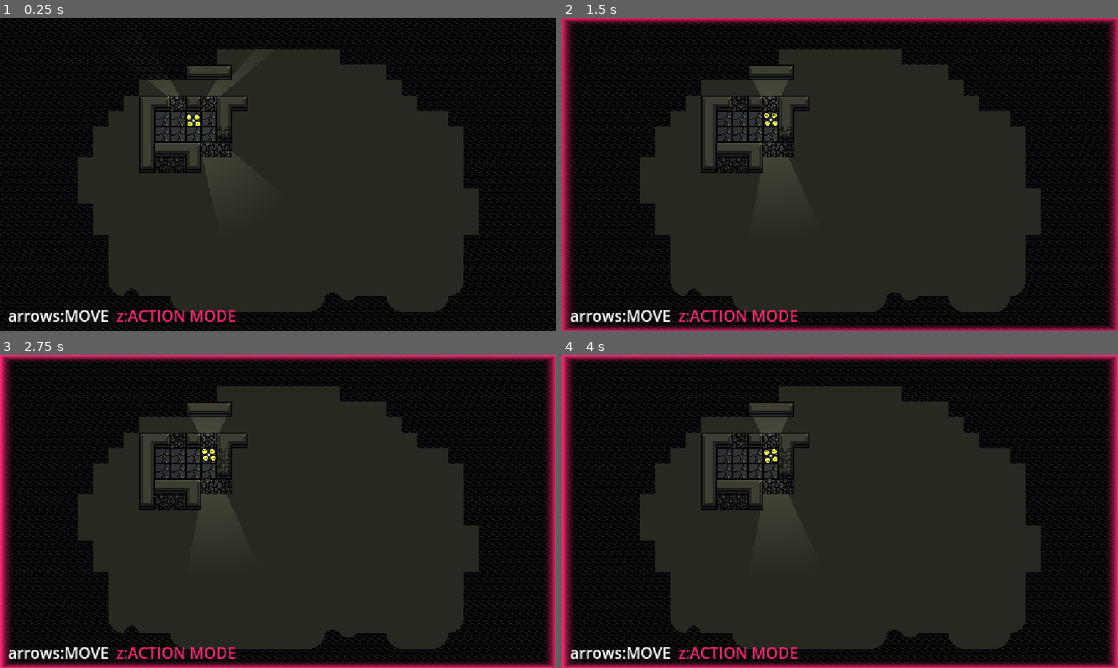
Above: before the commit, frames 1-4 (two rows, left to right).
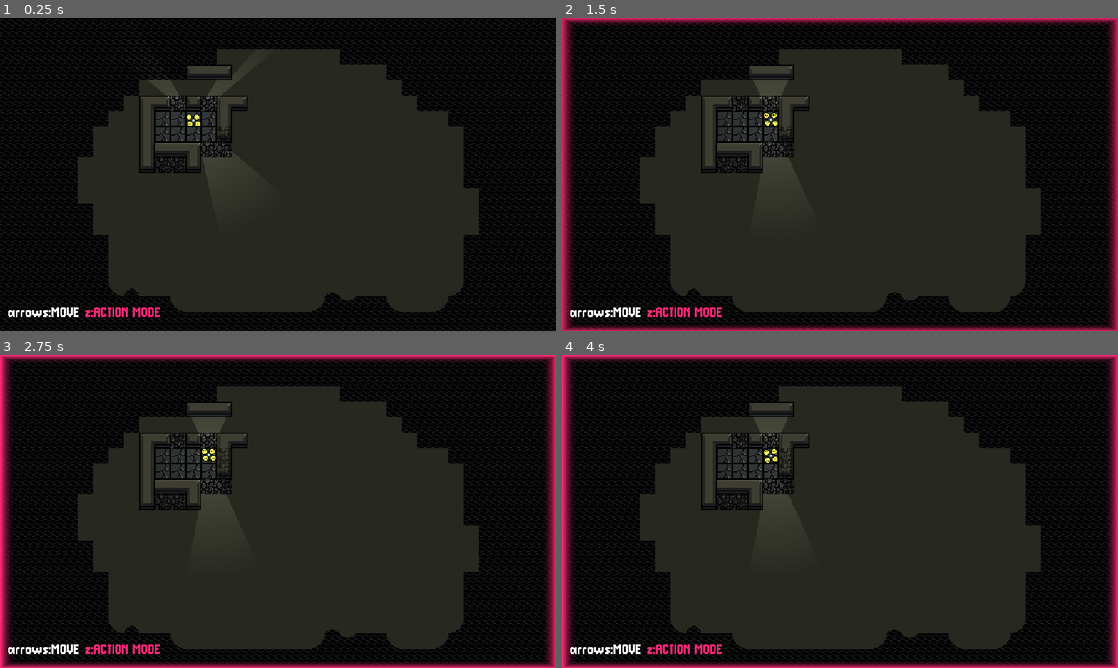
Above: after the commit, the same moments.

Repository: nuzcraft/stunning-barnacle
Game: Godot game, scene res://scenes/world.tscn
Same seed, same stepped clock (60 frames per second), same inputs: the game is played once before the commit and once after it.
Inputs:
- Up to frame 1 (0.25 s): no input
- Up to frame 2 (1.5 s): tap Enter at 0.5 s; hold Right (right) 0.53-1.28 s; tap Z (action) at 0.6, 1.35 s; hold Down (down) from 1.28 s (still down)
- Up to frame 3 (2.75 s): release Down (down) at 2.03 s; hold Right (right) from 2.03 s (still down); tap Z (action) at 2.1 s
- Up to frame 4 (4 s): release Right (right) at 2.78 s; hold Up (up) 2.78-3.53 s; tap Z (action) at 2.85, 3.6 s; hold Left (left) from 3.53 s (still down)

The runs differ from the first frame. In frame 1, 1.0% of the frame differs, in the area x 1-43%, y 92-98%; in frame 2, 1.0%; in frame 3, 1.0%; in frame 4, 1.0%.

Commit message:
added CCO font

Diff:
--- /dev/null
+++ b/assets/fonts/Not Jam UI Condensed 16/Not Jam UI Condensed 16.json
@@ -0,0 +1,49 @@
+{
+	"$baseURI": "https://yal.cc/r/20/pixelfont/",
+	"$version": "1.0",
+	"in-glyphs": [
+		" !\\\"#$%&'()*+,-/",
+		"0123456789:;<=>?",
+		".ABCDEFGHIJKLMNO",
+		"PQRSTUVWXYZ[]^_@",
+		"`abcdefghijklmno",
+		"pqrstuvwxyz{|}~∎",
+		"¡¢£¤¥¦§¨ª«¬¯°±²³",
+		"´µ¶·¸¹º»¼½¾¿€"
+	],
+	"glyph-color": "auto",
+	"in-kerning": [
+		"f acdegmnopqrsuvwxyz -1",
+		"l t -1"
+	],
+	"glyph-width": 14,
+	"glyph-height": 16,
+	"glyph-ofs-x": 1,
+	"glyph-ofs-y": 4,
+	"glyph-sep-x": 1,
+	"glyph-sep-y": 4,
+	"glyph-base-x": 0,
+	"glyph-baseline": 13,
+	"glyph-spacing": 1,
+	"font-is-mono": false,
+	"font-em-square": 1024,
+	"font-line-gap": 0,
+	"font-ascend": 832,
+	"font-descend": -192,
+	"font-px-size": 64,
+	"contour-type": "pixel",
+	"font-type": "ttf",
+	"font-name": "Not Jam UI Condensed 16",
+	"font-author": "Not Jam",
+	"font-copy": "CC0",
+	"font-version": "1.0.0",
+	"font-desc": "",
+	"font-license": "CC0",
+	"font-license-url": "",
+	"font-sample-text": "The quick brown fox jumps over the lazy dog.",
+	"font-preview-text": [
+		"THE QUICK BROWN FOX JUMPS OVER A LAZY DOG.",
+		"the quick brown fox jumps over a lazy dog.",
+		"0123456789"
+	]
+}
--- /dev/null
+++ b/assets/fonts/Not Jam UI Condensed 16/Not Jam UI Condensed 19.json
@@ -0,0 +1,60 @@
+{
+	"$baseURI": "https://yal.cc/r/20/pixelfont/",
+	"$version": "1.0",
+	"in-glyphs": [
+		" !\\\"#$%&'()*+,-/",
+		"0123456789:;<=>?",
+		".ABCDEFGHIJKLMNO",
+		"PQRSTUVWXYZ[]^_@",
+		"`abcdefghijklmno",
+		"pqrstuvwxyz{|}~∎",
+		"¡¢£¤¥¦§¨ª«¬¯°±²³",
+		"´µ¶·¸¹º»¼½¾¿€ÀÁÂ",
+		"ÃÄÅÆÇÈÉÊËÌÍÎÏÐÑÒ",
+		"ÓÔÕÖ×ØÙÚÛÜÝÞßàáâ",
+		"ãäåæçèéêëìíîïðñò",
+		"óôõö÷øùúûüýþÿĀāĂ",
+		"ăĄąĆćĈĉĊċČčĎďĐđĒ",
+		"ēĔĕĖėĘęĚěĜĝĞğĠġĢ",
+		"ģĤĥĦħĨĩĪīĬĭĮįİıĴ",
+		"ĵĶķĸĹĺĻļĽľĿŀŁłŃń",
+		"ŅņŇňŉŊŋŌōŎŏŐőŒœŔ",
+		"ŕŖŗŘřŚśŜŝŞşŠšŢţŤ",
+		"ťŦŧŨũŪūŬŭŮůŰűŲųŴ",
+		"ŵŶŷŸŹźŻżŽž"
+	],
+	"glyph-color": "auto",
+	"in-kerning": [
+		""
+	],
+	"glyph-width": 14,
+	"glyph-height": 19,
+	"glyph-ofs-x": 1,
+	"glyph-ofs-y": 1,
+	"glyph-sep-x": 1,
+	"glyph-sep-y": 1,
+	"glyph-base-x": 0,
+	"glyph-baseline": 16,
+	"glyph-spacing": 1,
+	"font-is-mono": false,
+	"font-em-square": 1024,
+	"font-line-gap": 0,
+	"font-ascend": 862.32,
+	"font-descend": -162.68,
+	"font-px-size": 53.89,
+	"contour-type": "pixel",
+	"font-type": "ttf",
+	"font-name": "Not Jam UI Condensed 19",
+	"font-author": "Not Jam",
+	"font-copy": "CC0",
+	"font-version": "1.0.0",
+	"font-desc": "",
+	"font-license": "CC0",
+	"font-license-url": "",
+	"font-sample-text": "The quick brown fox jumps over the lazy dog.",
+	"font-preview-text": [
+		"THE QUICK BROWN FOX JUMPS OVER A LAZY DOG.",
+		"the quick brown fox jumps over a lazy dog.",
+		"0123456789"
+	]
+}
--- a/project.godot
+++ b/project.godot
@@ -23,6 +23,10 @@
 window/size/window_height_override=648
 window/stretch/mode="viewport"
 window/stretch/scale_mode="integer"
+
+[gui]
+
+theme/custom_font="res://assets/fonts/Not Jam UI Condensed 16/Not Jam UI Condensed 16.ttf"
 
 [input]
 
--- a/scenes/world.tscn
+++ b/scenes/world.tscn
@@ -265,9 +265,9 @@
 
 [node name="ZLabel" type="Label" parent="Overlay"]
 modulate = Color(0.976471, 0.14902, 0.447059, 1)
-offset_left = 120.0
+offset_left = 88.0
 offset_top = 296.0
-offset_right = 192.0
+offset_right = 243.0
 offset_bottom = 319.0
 text = "z:ACTION MODE"
 
Not shown, added: assets/fonts/Not Jam Faithless 9/Licence.txt
Binary file added: assets/fonts/Not Jam Faithless 9/NotJamFaithless9.ttf
Not shown, added: assets/fonts/Not Jam Faithless 9/NotJamFaithless9.ttf.import
Binary file added: assets/fonts/Not Jam UI Condensed 16/Glyphs.png
Not shown, added: assets/fonts/Not Jam UI Condensed 16/Glyphs.png.import
Not shown, added: assets/fonts/Not Jam UI Condensed 16/Licence.txt
Binary file added: assets/fonts/Not Jam UI Condensed 16/Not Jam UI Condensed 16.ttf
Not shown, added: assets/fonts/Not Jam UI Condensed 16/Not Jam UI Condensed 16.ttf.import
Binary file added: assets/fonts/Not Jam UI Condensed 16/Not Jam UI Condensed 19.ttf
Not shown, added: assets/fonts/Not Jam UI Condensed 16/Not Jam UI Condensed 19.ttf.import
Not shown, changed: README.md
